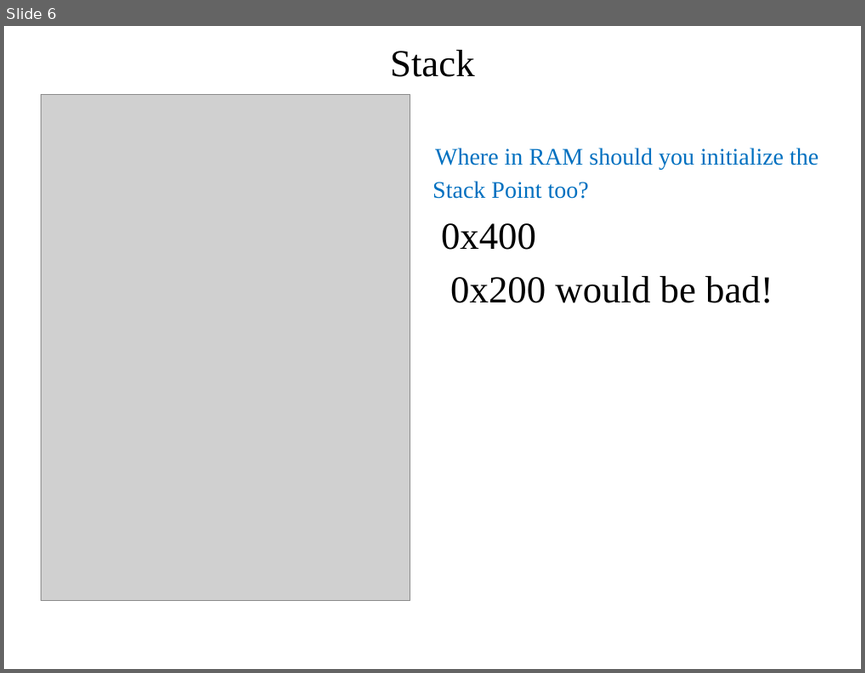
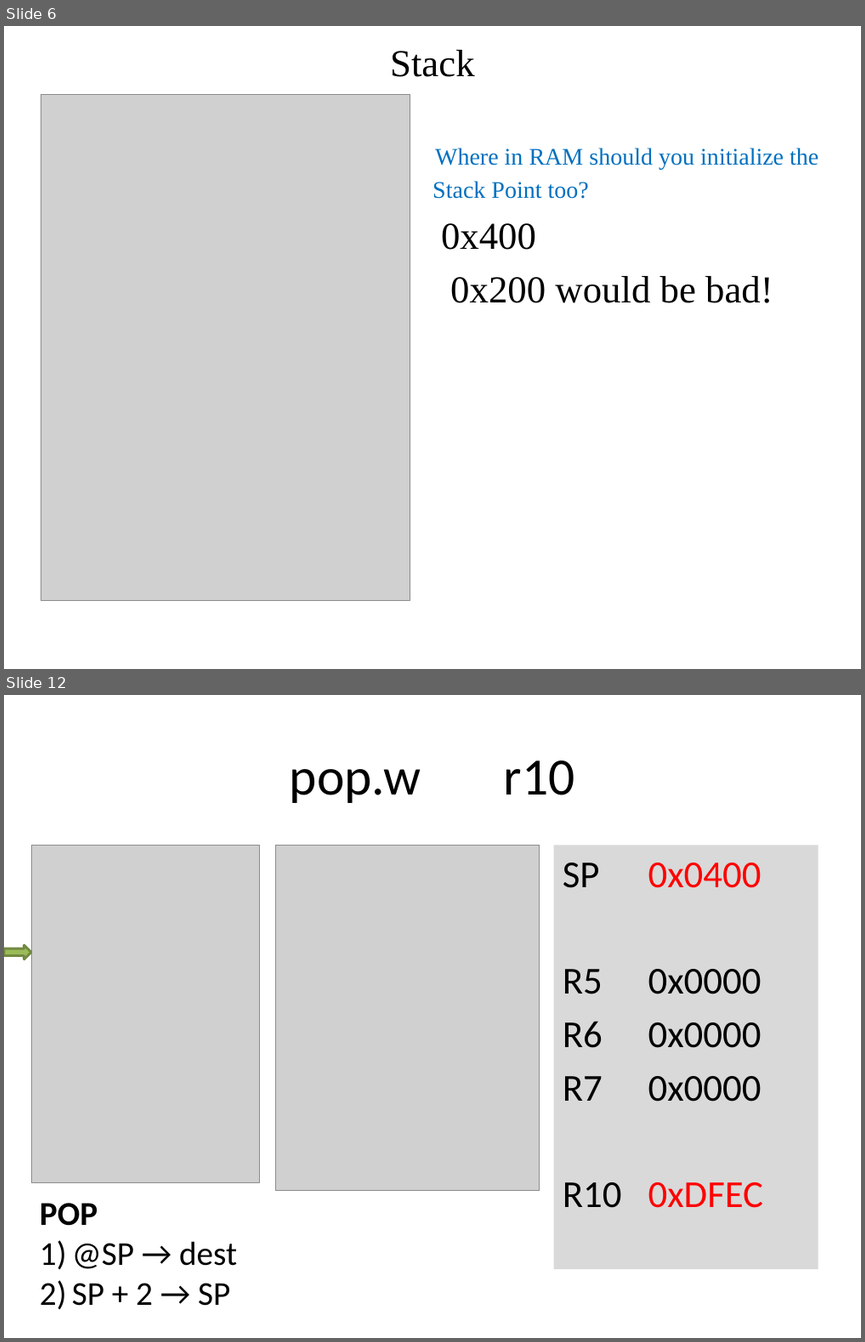
Before and after one commit to pw4rn3r/ECE382, a slide deck: notes/L10/Lsn10.pptx. Shown one above the other, each under a label of ours: slide 6 before the commit, slides 6 and 12 after it; the slides between them are not shown. The pictures are 865x673 and 865x1342 pixels, drawn with LibreOffice and Linux fonts; fonts in the diff are those of the drawing; grey boxes stand for pictures. Boxes give left, top, right and bottom in pixels: in the first picture for what was removed or moved away, otherwise in the second. Text is boxed around its words. In the diff, an @@ line names an element or a change of style, - is before the commit and + after.

```diff
--- a/notes/L10/Lsn10.pptx
+++ b/notes/L10/Lsn10.pptx
@@ slide 12 added at [4, 695, 861, 1338], background #FFFFFF @@
@@ title added at [290, 760, 575, 803], 44 pt, text #000000 @@
+pop.w r10
@@ picture added at [31, 845, 259, 1183] @@
@@ line added from (276, 845) to (540, 845), #4B7EBC 0.75 pt @@
@@ picture added at [276, 845, 540, 1191] @@
@@ rectangle added at [554, 845, 818, 1269], fill #D9D9D9, 32 pt, text #000000 @@
+SP 0x0400
+R5 0x0000
+R6 0x0000
+R7 0x0000
+R10 0xDFEC
@@ right arrow added at [4, 945, 31, 959], fill #9BBB59, outline #738A42 2 pt @@
@@ text added at [40, 1202, 237, 1305], 28 pt, text #000000 @@
+POP
+1) @SP → dest
+2) SP + 2 → SP
```
Also in this commit, not shown: 5 slides changed, 16 other slides added, 4 other files.
